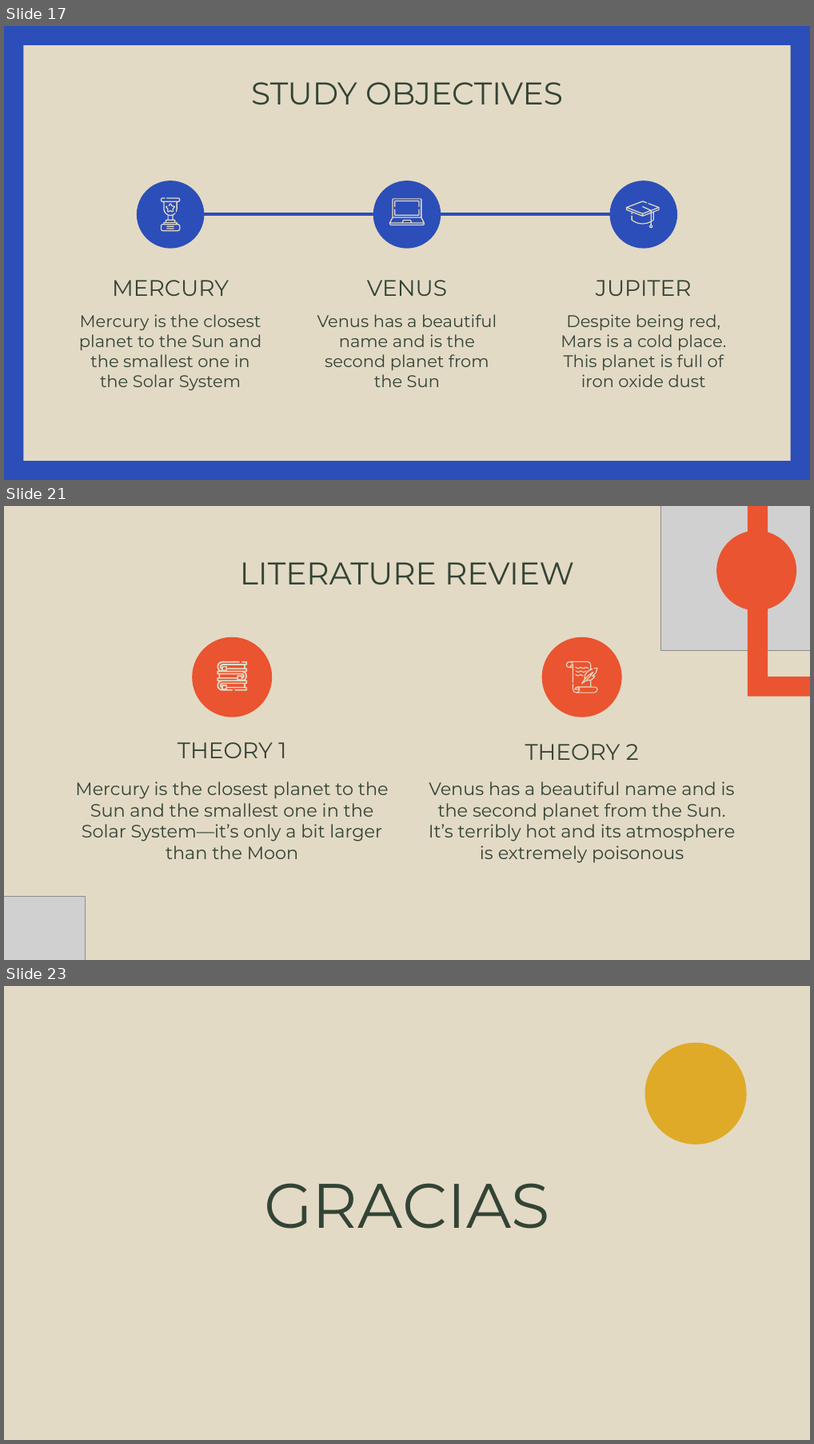
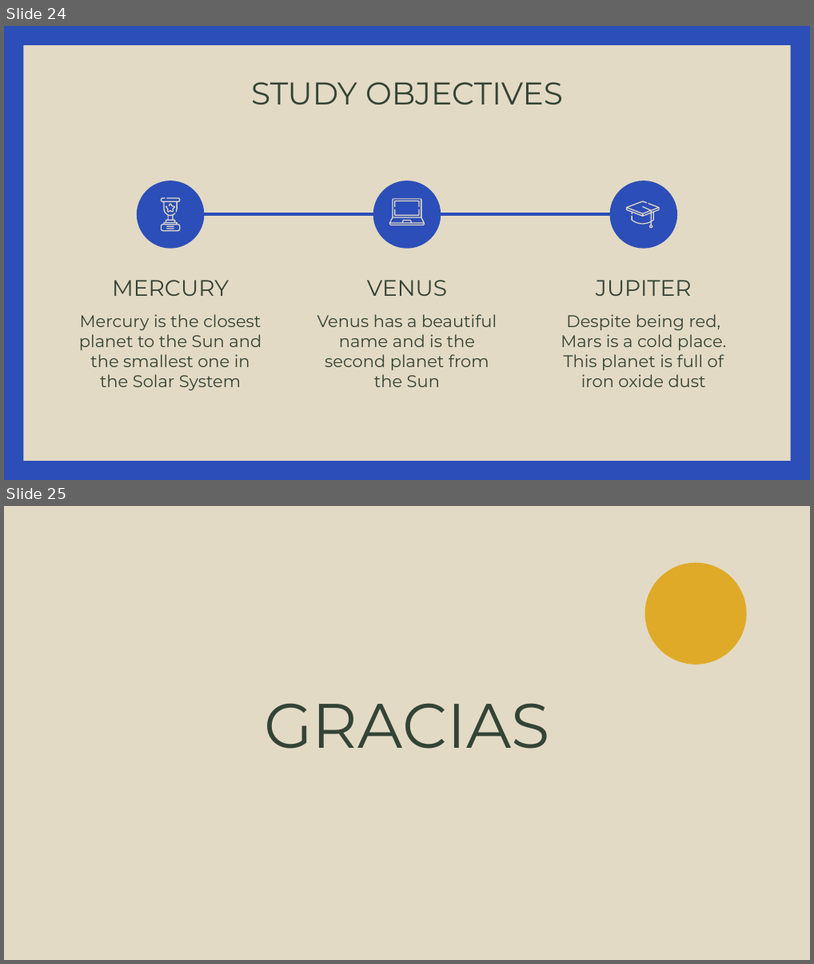
Before and after one commit to mo201801/trabajogrado, a slide deck: ocr-ppt.pptx. Shown one above the other, each under a label of ours: slides 17, 21 and 23 before the commit, slides 24 and 25 after it; the slides between them are not shown. The pictures are 814x1444 and 814x964 pixels, drawn with LibreOffice and Linux fonts; fonts in the diff are those of the drawing; grey boxes stand for pictures; background and template pictures are left out. Boxes give left, top, right and bottom in pixels: in the first picture for what was removed or moved away, otherwise in the second. Text is boxed around its words. In the diff, an @@ line names an element or a change of style, - is before the commit and + after.

```diff
--- a/ocr-ppt.pptx
+++ b/ocr-ppt.pptx
@@ slide 21 removed at bbox=[4, 506, 810, 960], background picture (left out) @@
@@ picture removed at bbox=[662, 506, 810, 650] @@
@@ freeform shape removed at bbox=[748, 506, 810, 696] @@
@@ ellipse removed at bbox=[717, 530, 797, 610] @@
@@ title removed at bbox=[240, 562, 574, 584] @@
-LITERATURE REVIEW
@@ ellipse removed at bbox=[192, 636, 272, 716] @@
@@ ellipse removed at bbox=[542, 636, 622, 716] @@
@@ freeform shape removed at bbox=[217, 661, 246, 691] @@
@@ group removed at bbox=[566, 661, 598, 692]: 4 freeform shapes @@
@@ subtitle removed at bbox=[178, 742, 286, 758] @@
-THEORY 1
@@ subtitle removed at bbox=[526, 744, 639, 760] @@
-THEORY 2
@@ subtitle removed at bbox=[75, 781, 389, 859] @@
-Mercury is the closest planet to the Sun and the smallest one in the Solar System—it’s only a bit larger than the Moon
@@ subtitle removed at bbox=[429, 781, 736, 863] @@
-Venus has a beautiful name and is the second planet from the Sun. It’s terribly hot and its atmosphere is extremely poisonous
@@ picture removed at bbox=[4, 896, 85, 960] @@
@@ what was slide 17 is now slide 24 @@
@@ what was slide 23 is now slide 25 @@
```
Also in this commit, not shown: 5 slides changed, 8 slides added, 5 other slides removed.
